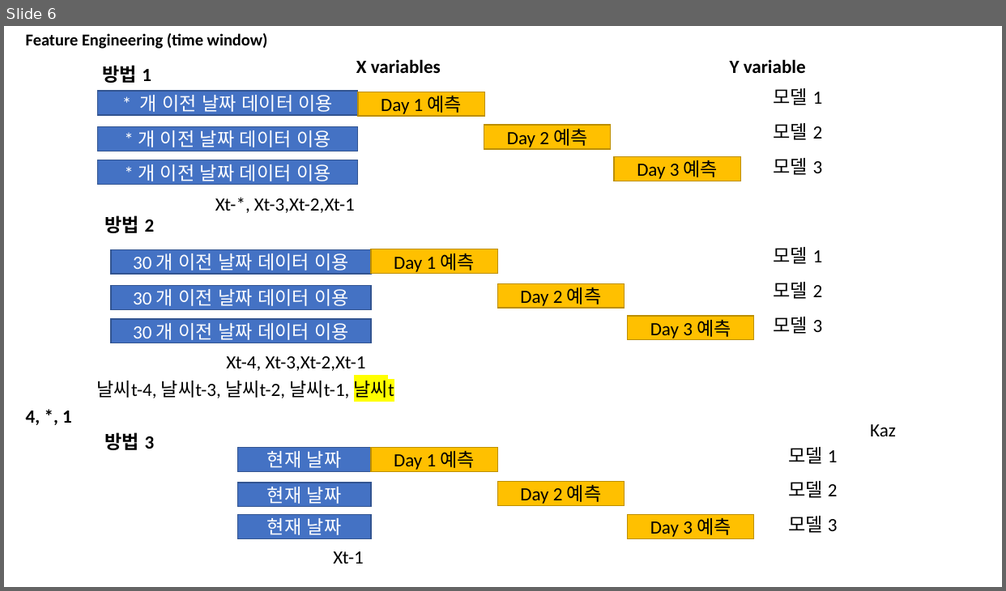
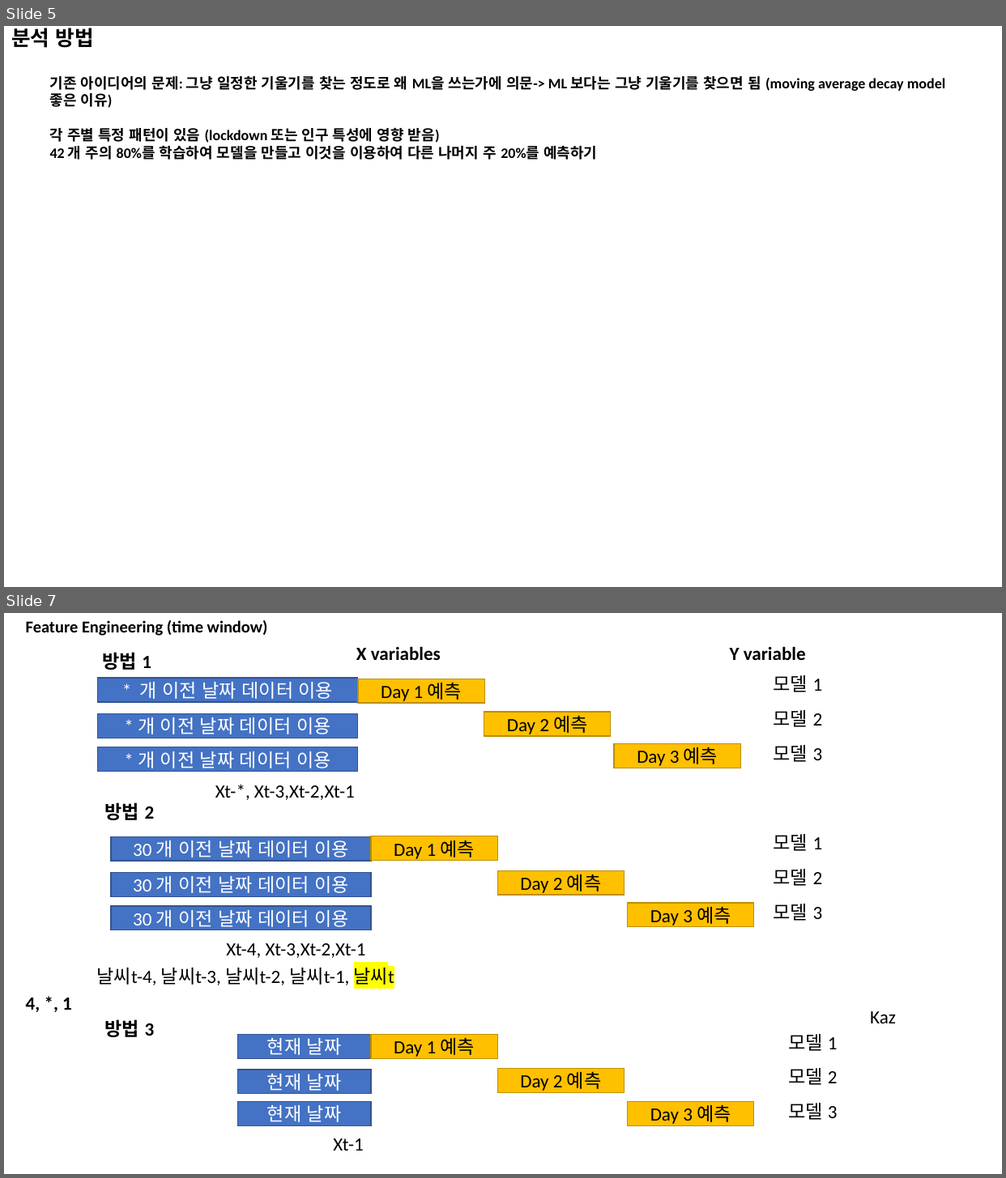
Before and after one commit to pcyoung75/GlobalForecasting, a slide deck: doc/Paper Images.pptx. Shown one above the other, each under a label of ours: slide 6 before the commit, slides 5 and 7 after it; the slides between them are not shown. The pictures are 1006x591 and 1006x1178 pixels, drawn with LibreOffice and Linux fonts; fonts in the diff are those of the drawing. Boxes give left, top, right and bottom in pixels: in the first picture for what was removed or moved away, otherwise in the second. Text is boxed around its words. In the diff, an @@ line names an element or a change of style, - is before the commit and + after.

```diff
--- a/doc/Paper Images.pptx
+++ b/doc/Paper Images.pptx
@@ slide 5 added at (4,26,1002,587), background #FFFFFF @@
@@ title added at (11,28,94,48), 20 pt, text #000000, bold @@
+분석 방법
@@ text added at (50,76,945,160), 14 pt, text #000000, bold @@
+기존 아이디어의 문제: 그냥 일정한 기울기를 찾는 정도로 왜 ML을 쓰는가에 의문-> ML 보다는 그냥 기울기를 찾으면 됨 (moving average decay model 좋은 이유)
+각 주별 특정 패턴이 있음 (lockdown 또는 인구 특성에 영향 받음)
+42 개 주의 80%를 학습하여 모델을 만들고 이것을 이용하여 다른 나머지 주 20%를 예측하기
@@ what was slide 6 is now slide 7 @@
```
Also in this commit, not shown: 1 slide changed, 61 other slides added, 4 other files.
